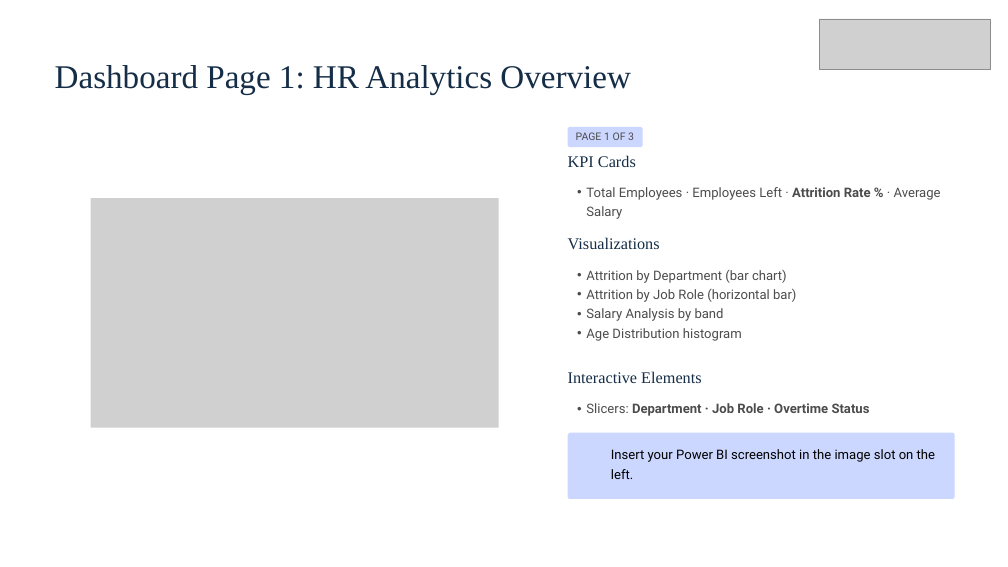
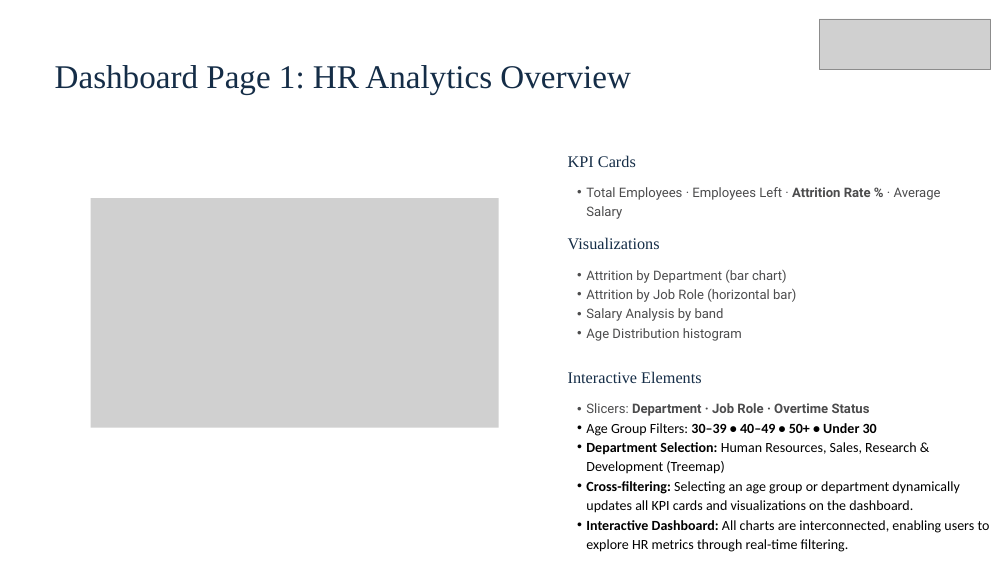
Before and after one commit to Ishan2025-new/Power-BI-Project----HR-Employee-Analytics-Dashboard, a slide deck: slide 8 of HR-Employee-Analytics-Dashboard.pptx. Drawn at 1008x567 pixels with LibreOffice and Linux fonts; fonts in the diff are those of the drawing; grey boxes stand for pictures; background and template pictures are left out. Boxes give left, top, right and bottom in pixels: in the first picture for what was removed or moved away, otherwise in the second. Text is boxed around its words. In the diff, an @@ line names an element or a change of style, - is before the commit and + after.

```diff
--- a/HR-Employee-Analytics-Dashboard.pptx
+++ b/HR-Employee-Analytics-Dashboard.pptx
@@ freeform shape removed at bbox=[568, 127, 643, 147] @@
@@ text removed at bbox=[576, 132, 634, 140] @@
-PAGE 1 OF 3
@@ freeform shape removed at bbox=[568, 432, 955, 499] @@
@@ text at bbox=[586, 423, 990, 552]: paragraphs added @@
+  • Age Group Filters: 30–39 • 40–49 • 50+ • Under 30
+  • Department Selection: Human Resources, Sales, Research & Development (Treemap)
+  • Cross-filtering: Selecting an age group or department dynamically updates all KPI cards and visualizations on the dashboard.
+  • Interactive Dashboard: All charts are interconnected, enabling users to explore HR metrics through real-time filtering.
@@ text removed at bbox=[611, 449, 935, 479] @@
-Insert your Power BI screenshot in the image slot on the left.
```
Also in this commit, not shown: 3 other slides changed, 2 other files.
